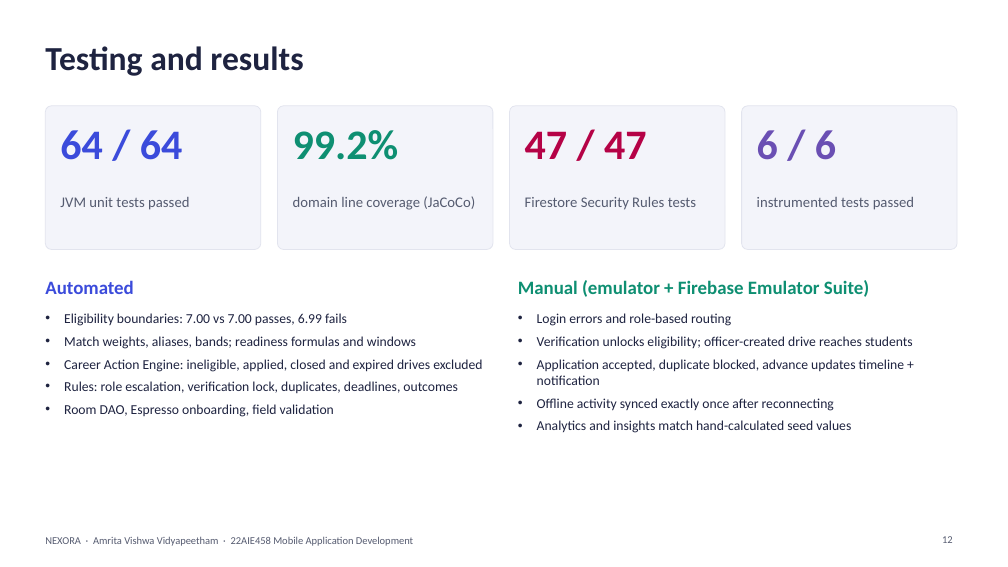
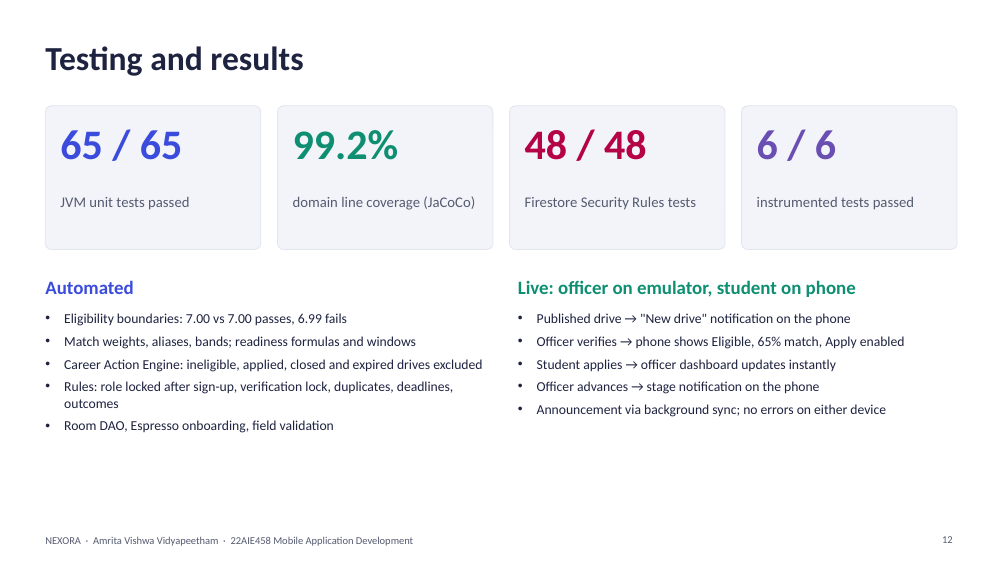
Before and after one commit to RuthiKode/nexora, a slide deck: slide 12 of project_documentation/NEXORA_Project_Presentation.pptx. Drawn at 1008x567 pixels with LibreOffice and Linux fonts; fonts in the diff are those of the drawing. Boxes give left, top, right and bottom in pixels: in the first picture for what was removed or moved away, otherwise in the second. Text is boxed around its words. In the diff, an @@ line names an element or a change of style, - is before the commit and + after.

Commit message:
Update report and presentation for live deployment and officer sign-up

```diff
--- a/project_documentation/NEXORA_Project_Presentation.pptx
+++ b/project_documentation/NEXORA_Project_Presentation.pptx
@@ text at bbox=[60, 130, 183, 160]: text changed @@
-64 / 64
+65 / 65
@@ text at bbox=[525, 130, 647, 160]: text changed @@
-47 / 47
+48 / 48
@@ text at bbox=[518, 280, 856, 297]: text changed @@
-Manual (emulator + Firebase Emulator Suite)
+Live: officer on emulator, student on phone
@@ text at bbox=[537, 313, 905, 417]: text changed @@
-• Login errors and role-based routing
-• Verification unlocks eligibility; officer-created drive reaches students
-• Application accepted, duplicate blocked, advance updates timeline + notification
-• Offline activity synced exactly once after reconnecting
-• Analytics and insights match hand-calculated seed values
+• Published drive → "New drive" notification on the phone
+• Officer verifies → phone shows Eligible, 65% match, Apply enabled
+• Student applies → officer dashboard updates instantly
+• Officer advances → stage notification on the phone
+• Announcement via background sync; no errors on either device
@@ text at bbox=[64, 381, 454, 408]: text changed @@
-• Rules: role escalation, verification lock, duplicates, deadlines, outcomes
+• Rules: role locked after sign-up, verification lock, duplicates, deadlines, outcomes
```
Also in this commit, not shown: 5 other slides changed, 2 other files.
